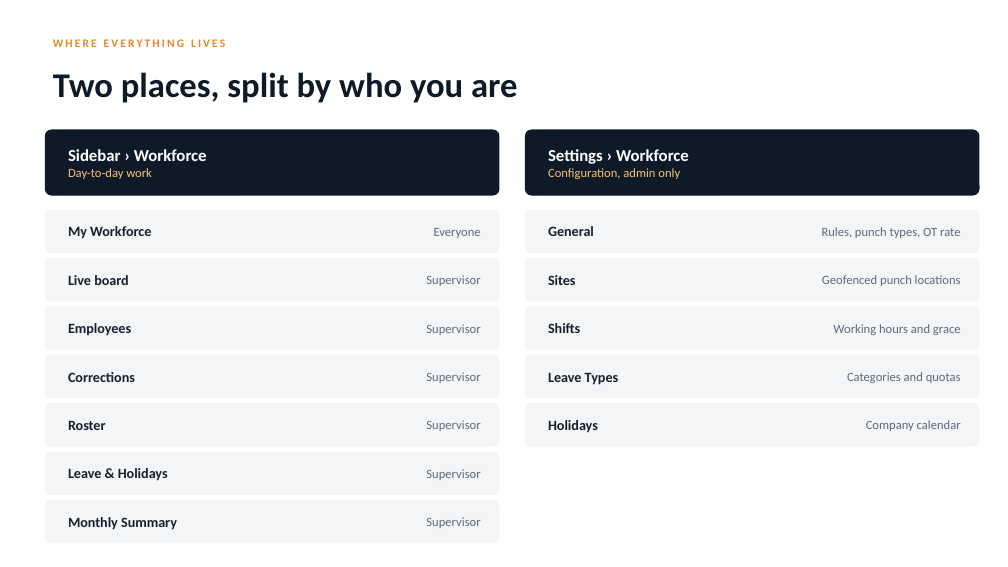
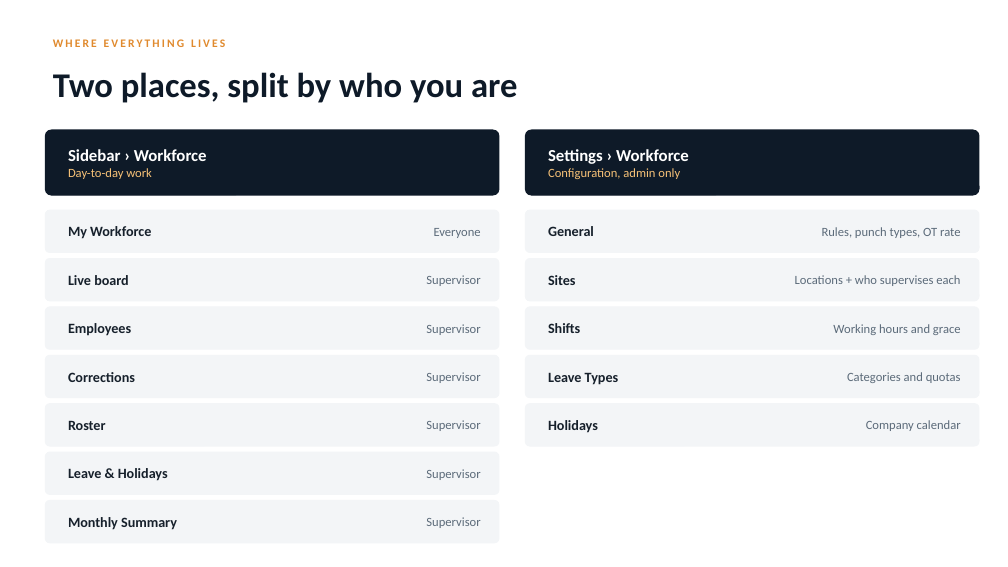
Before and after one commit to iammuniraa-wq/bpmsquare-app, a slide deck: slide 2 of docs/qa/BPMSquare_WFM_Feature_Guide.pptx. Drawn at 1008x567 pixels with LibreOffice and Linux fonts; fonts in the diff are those of the drawing. Boxes give left, top, right and bottom in pixels: in the first picture for what was removed or moved away, otherwise in the second. Text is boxed around its words. In the diff, an @@ line names an element or a change of style, - is before the commit and + after.

```diff
--- a/docs/qa/BPMSquare_WFM_Feature_Guide.pptx
+++ b/docs/qa/BPMSquare_WFM_Feature_Guide.pptx
@@ text at bbox=[795, 275, 960, 286]: text changed @@
-Geofenced punch locations
+Locations + who supervises each
```
Also in this commit, not shown: 14 other slides changed, 2 slides added, 1 other file.
